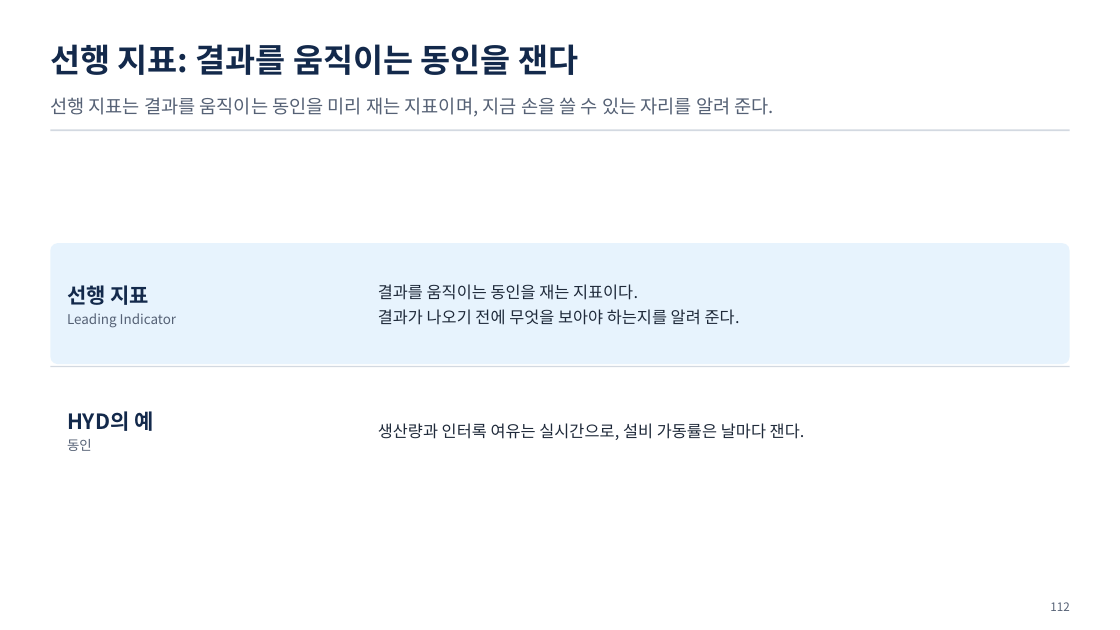
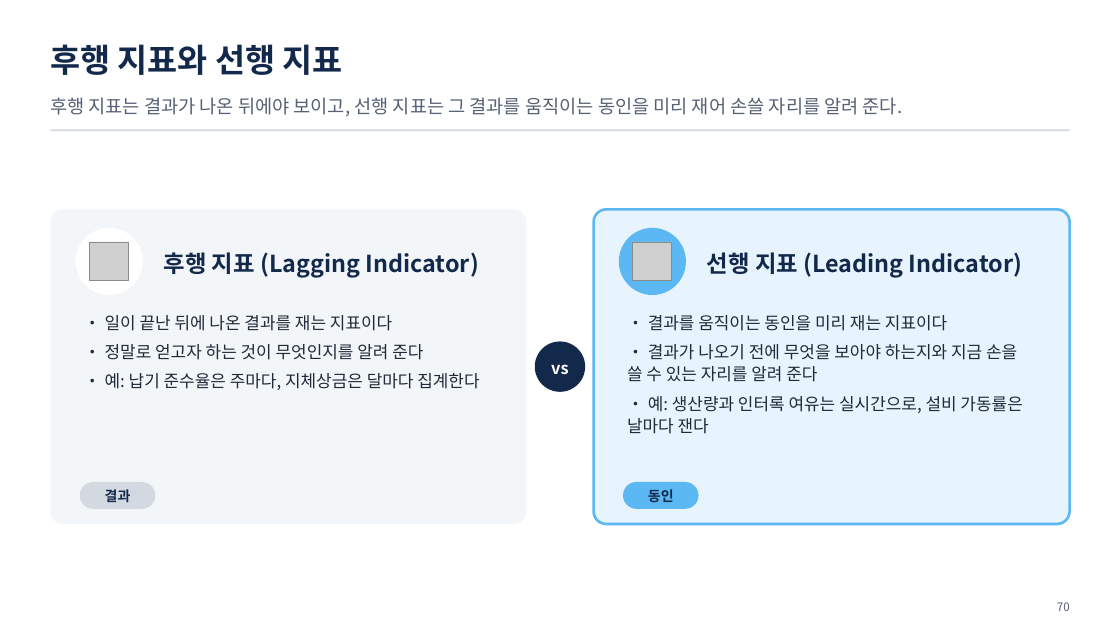
Before and after one commit to uengine-oss/hyd-iot-edu, a slide deck: slide 70 of docs/교재/통합반/03일차/통합반_03일차.pptx (slide 112 before the commit). Drawn at 1120x630 pixels with LibreOffice and Linux fonts; fonts in the diff are those of the drawing; grey boxes stand for pictures. Boxes give left, top, right and bottom in pixels: in the first picture for what was removed or moved away, otherwise in the second. Text is boxed around its words. In the diff, an @@ line names an element or a change of style, - is before the commit and + after.

```diff
--- a/docs/교재/통합반/03일차/통합반_03일차.pptx
+++ b/docs/교재/통합반/03일차/통합반_03일차.pptx
@@ text at box(50, 44, 343, 75): text changed @@
-선행 지표: 결과를 움직이는 동인을 잰다
+후행 지표와 선행 지표
@@ text at box(50, 97, 903, 117): text changed @@
-선행 지표는 결과를 움직이는 동인을 미리 재는 지표이며, 지금 손을 쓸 수 있는 자리를 알려 준다.
+후행 지표는 결과가 나온 뒤에야 보이고, 선행 지표는 그 결과를 움직이는 동인을 미리 재어 손쓸 자리를 알려 준다.
@@ rounded rectangle: place and size @@
-rounded rectangle at box(50, 244, 1070, 365)
+rounded rectangle at box(50, 209, 527, 524)
@@ rounded rectangle at box(50, 209, 527, 524): fill #E7F3FD to #F3F6F9; proportions changed @@
@@ rounded rectangle added at box(594, 209, 1070, 524), fill #E7F3FD, outline #5CB8F2 2.25 pt @@
@@ ellipse added at box(76, 228, 143, 295), fill #FFFFFF @@
@@ ellipse added at box(619, 228, 686, 295), fill #5CB8F2 @@
@@ picture added at box(90, 242, 129, 281) @@
@@ text added at box(164, 252, 479, 278), 20 pt, text #13294B, bold @@
+후행 지표 (Lagging Indicator)
@@ picture added at box(633, 242, 671, 281) @@
@@ text at box(707, 252, 1022, 278): text changed; size 11.5 to 20 pt; text colour #556175 to #13294B; bold on @@
-선행 지표
-Leading Indicator
+선행 지표 (Leading Indicator)
@@ text "• 일이 끝난 뒤에 나온 ..." at box(105, 315, 479, 390): vertical alignment middle to top @@
@@ text at box(105, 315, 479, 390): text changed; size 18 to 14.5 pt; text colour #13294B to #1F2A3A; bold off @@
-HYD의 예
-동인
+• 일이 끝난 뒤에 나온 결과를 재는 지표이다
+• 정말로 얻고자 하는 것이 무엇인지를 알려 준다
+• 예: 납기 준수율은 주마다, 지체상금은 달마다 집계한다
@@ text "• 결과를 움직이는 동인을 미리 ..." at box(627, 315, 1022, 434): vertical alignment middle to top @@
@@ text at box(627, 315, 1022, 434): text changed; size 14 to 14.5 pt @@
-결과를 움직이는 동인을 재는 지표이다.
-결과가 나오기 전에 무엇을 보아야 하는지를 알려 준다.
+• 결과를 움직이는 동인을 미리 재는 지표이다
+• 결과가 나오기 전에 무엇을 보아야 하는지와 지금 손을 쓸 수 있는 자리를 알려 준다
+• 예: 생산량과 인터록 여유는 실시간으로, 설비 가동률은 날마다 잰다
@@ ellipse added at box(535, 342, 586, 392), fill #13294B @@
@@ rectangle removed at box(50, 366, 1070, 367) @@
@@ text added at box(551, 364, 568, 375), 14 pt, text #FFFFFF, bold @@
+vs
@@ text removed at box(378, 423, 805, 440) @@
-생산량과 인터록 여유는 실시간으로, 설비 가동률은 날마다 잰다.
@@ rounded rectangle added at box(80, 482, 155, 509), fill #D3D9E1 @@
@@ text added at box(105, 489, 131, 502), 12 pt, text #13294B, bold @@
+결과
@@ rounded rectangle added at box(623, 482, 699, 509), fill #5CB8F2 @@
@@ text added at box(648, 489, 674, 502), 12 pt, text #13294B, bold @@
+동인
@@ text at box(1057, 602, 1070, 611): text changed @@
-112
+70
```
Also in this commit, not shown: 80 other slides changed, 2 slides added, 53 slides removed, 12 other files.
